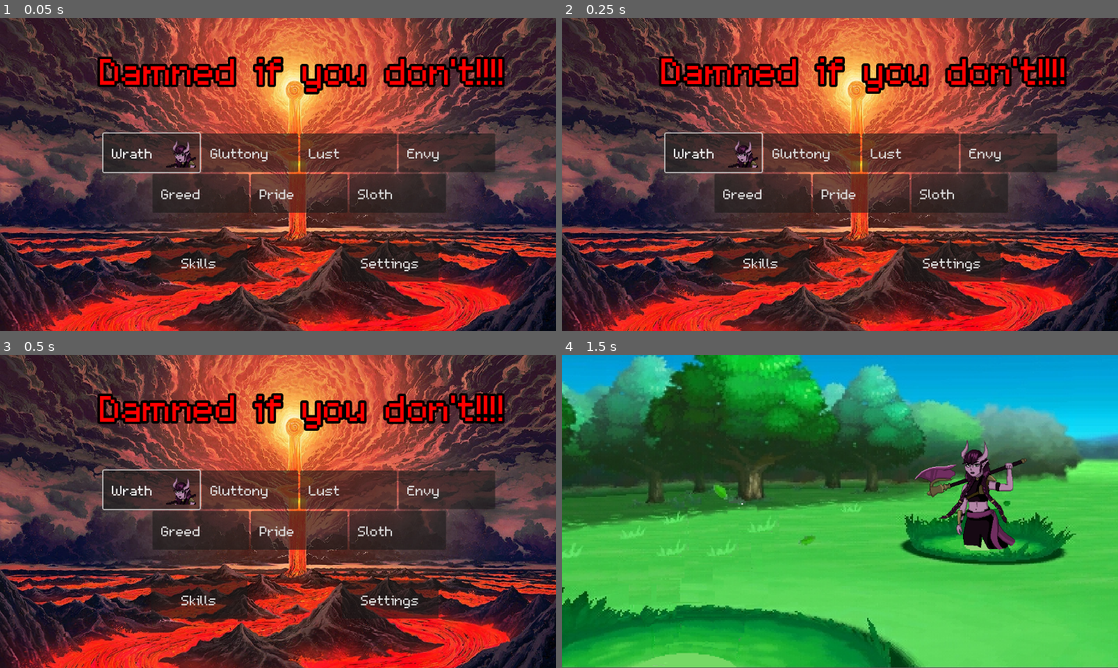
Above: before the commit, frames 1-4 (two rows, left to right).
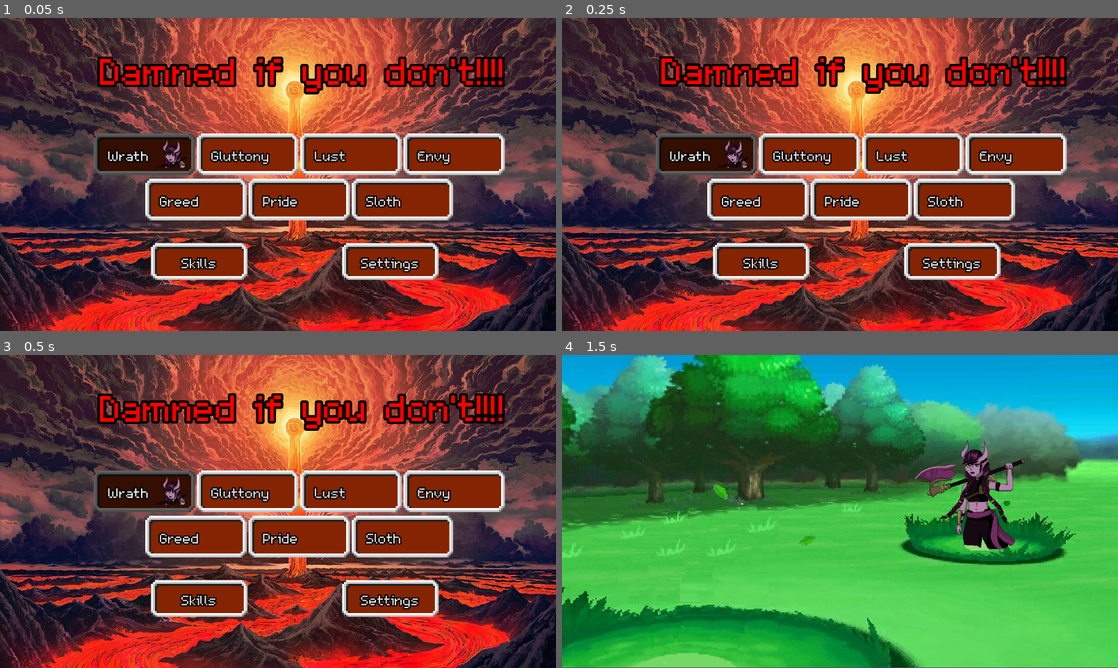
Above: after the commit, the same moments.

Repository: AyaPK/jingle-jam-2025
Game: Godot game, scene res://scenes/main_menu.tscn
Two runs of this game, one before a commit and one after it. Both use one fixed random seed, a clock stepped at 60 frames per second and the inputs below.
Inputs (mouse positions are in pixels of both pictures, inside the frame that each line leads up to):
- Up to frame 1 (0.05 s): no input
- Up to frame 2 (0.25 s): no input
- Up to frame 3 (0.5 s): no input
- Up to frame 4 (1.5 s): click "Wrath" at 0.5 s; tap Enter (ui_accept) at 1.25 s; move the mouse to (962, 495) at 1.27 s; hold Enter (ui_accept) from 1.28 s (still down)

The runs differ from the first frame. In frame 1, 21% of the frame differs, in the area x 16-91%, y 36-85%; in frame 2, 21%; in frame 3, 21%; in frame 4, nothing differs.

Commit message:
Add button themes

Diff:
--- a/project.godot
+++ b/project.godot
@@ -34,11 +34,20 @@
 "res://assets/": "red",
 "res://resources/": "purple",
 "res://scenes/": "yellow",
-"res://scripts/": "green"
+"res://scripts/": "green",
+"res://themes/": "gray"
 }
 
 [input]
 
+ui_accept={
+"deadzone": 0.5,
+"events": [Object(InputEventKey,"resource_local_to_scene":false,"resource_name":"","device":0,"window_id":0,"alt_pressed":false,"shift_pressed":false,"ctrl_pressed":false,"meta_pressed":false,"pressed":false,"keycode":4194309,"physical_keycode":0,"key_label":0,"unicode":0,"location":0,"echo":false,"script":null)
+, Object(InputEventKey,"resource_local_to_scene":false,"resource_name":"","device":0,"window_id":0,"alt_pressed":false,"shift_pressed":false,"ctrl_pressed":false,"meta_pressed":false,"pressed":false,"keycode":4194310,"physical_keycode":0,"key_label":0,"unicode":0,"location":0,"echo":false,"script":null)
+, Object(InputEventKey,"resource_local_to_scene":false,"resource_name":"","device":0,"window_id":0,"alt_pressed":false,"shift_pressed":false,"ctrl_pressed":false,"meta_pressed":false,"pressed":false,"keycode":32,"physical_keycode":0,"key_label":0,"unicode":32,"location":0,"echo":false,"script":null)
+, Object(InputEventMouseButton,"resource_local_to_scene":false,"resource_name":"","device":-1,"window_id":0,"alt_pressed":false,"shift_pressed":false,"ctrl_pressed":false,"meta_pressed":false,"button_mask":0,"position":Vector2(0, 0),"global_position":Vector2(0, 0),"factor":1.0,"button_index":1,"canceled":false,"pressed":false,"double_click":false,"script":null)
+]
+}
 test={
 "deadzone": 0.2,
 "events": [Object(InputEventKey,"resource_local_to_scene":false,"resource_name":"","device":-1,"window_id":0,"alt_press …(192 unchanged characters)…
--- a/scenes/battle.tscn
+++ b/scenes/battle.tscn
@@ -1,10 +1,11 @@
-[gd_scene load_steps=6 format=3 uid="uid://pf8o20wh7nof"]
+[gd_scene load_steps=7 format=3 uid="uid://beehljnlageaq"]
 
 [ext_resource type="Script" uid="uid://dx1heefco4bqt" path="res://scripts/battle.gd" id="1_p1qf1"]
 [ext_resource type="Texture2D" uid="uid://35mqgxpe0kjo" path="res://assets/art/battle_background.png" id="2_v7i3o"]
 [ext_resource type="Script" uid="uid://qunvc01altko" path="res://scripts/menu_button.gd" id="3_a12nh"]
 [ext_resource type="Script" uid="uid://8p0qqoffhsh4" path="res://scripts/menu_group.gd" id="3_lpir7"]
-[ext_resource type="Texture2D" uid="uid://bq4i7pv04pr5l" path="res://assets/art/demons/wrath/full.png" id="3_p1qf1"]
+[ext_resource type="Theme" uid="uid://b7rdkq8l5i5od" path="res://themes/menu_button_theme.tres" id="3_p1qf1"]
+[ext_resource type="Texture2D" uid="uid://bq4i7pv04pr5l" path="res://assets/art/demons/wrath/full.png" id="6_6vh42"]
 
 [node name="Battle" type="Node2D"]
 script = ExtResource("1_p1qf1")
@@ -17,8 +18,11 @@
 texture = ExtResource("2_v7i3o")
 
 [node name="ItemsMenu" type="VFlowContainer" parent="CanvasLayer"]
-offset_right = 40.0
-offset_bottom = 40.0
+offset_left = 375.0
+offset_top = 447.0
+offset_right = 775.0
+offset_bottom = 547.0
+theme = ExtResource("3_p1qf1")
 script = ExtResource("3_lpir7")
 show_in_menu_state = 2
 
@@ -46,6 +50,7 @@
 custom_minimum_size = Vector2(400, 100)
 layout_mode = 2
 size_flags_horizontal = 3
+theme = ExtResource("3_p1qf1")
 text = "Spit Bars"
 script = ExtResource("3_a12nh")
 next_menu = 1
@@ -54,6 +59,7 @@
 custom_minimum_size = Vector2(400, 100)
 layout_mode = 2
 size_flags_horizontal = 3
+theme = ExtResource("3_p1qf1")
 text = "Item"
 script = ExtResource("3_a12nh")
 next_menu = 2
@@ -62,6 +68,7 @@
 custom_minimum_size = Vector2(400, 100)
 layout_mode = 2
 size_flags_horizontal = 3
+theme = ExtResource("3_p1qf1")
 text = "Flirt"
 script = ExtResource("3_a12nh")
 next_menu = 3
@@ -70,16 +77,22 @@
 custom_minimum_size = Vector2(400, 100)
 layout_mode = 2
 size_flags_horizontal = 3
+theme = ExtResource("3_p1qf1")
 text = "Get Help"
 script = ExtResource("3_a12nh")
 next_menu = 4
 
 [node name="Opponent" type="Sprite2D" parent="CanvasLayer"]
 position = Vector2(849, 278)
-texture = ExtResource("3_p1qf1")
+texture = ExtResource("6_6vh42")
 
+[connection signal="mouse_entered" from="CanvasLayer/ItemsMenu/Back" to="CanvasLayer/ItemsMenu/Back" method="_on_mouse_entered"]
 [connection signal="pressed" from="CanvasLayer/ItemsMenu/Back" to="CanvasLayer/ItemsMenu/Back" method="_on_pressed"]
+[connection signal="mouse_entered" from="CanvasLayer/HomeMenu/Fight" to="CanvasLayer/HomeMenu/Fight" method="_on_mouse_entered"]
 [connection signal="pressed" from="CanvasLayer/HomeMenu/Fight" to="CanvasLayer/HomeMenu/Fight" method="_on_pressed"]
+[connection signal="mouse_entered" from="CanvasLayer/HomeMenu/Item" to="CanvasLayer/HomeMenu/Item" method="_on_mouse_entered"]
 [connection signal="pressed" from="CanvasLayer/HomeMenu/Item" to="CanvasLayer/HomeMenu/Item" method="_on_pressed"]
+[connection signal="mouse_entered" from="CanvasLayer/HomeMenu/Flirt" to="CanvasLayer/HomeMenu/Flirt" method="_on_mouse_entered"]
 [connection signal="pressed" from="CanvasLayer/HomeMenu/Flirt" to="CanvasLayer/HomeMenu/Flirt" method="_on_pressed"]
+[connection signal="mouse_entered" from="CanvasLayer/HomeMenu/Use Partner" to="CanvasLayer/HomeMenu/Use Partner" method="_on_mouse_entered"]
 [connection signal="pressed" from="CanvasLayer/HomeMenu/Use Partner" to="CanvasLayer/HomeMenu/Use Partner" method="_on_pressed"]
--- a/scenes/demon_button.gd
+++ b/scenes/demon_button.gd
@@ -11,3 +11,7 @@
 func _on_pressed() -> void:
 	BattleManager.current_demon = demon
 	get_tree().change_scene_to_file("res://scenes/battle.tscn")
+
+
+func _on_mouse_entered() -> void:
+	grab_focus()
--- a/scenes/demon_button.tscn
+++ b/scenes/demon_button.tscn
@@ -1,12 +1,14 @@
-[gd_scene load_steps=3 format=3 uid="uid://8jvy4ghanp55"]
+[gd_scene load_steps=4 format=3 uid="uid://8jvy4ghanp55"]
 
 [ext_resource type="FontFile" uid="uid://hr5hln5rimjr" path="res://assets/fonts/m5x7.ttf" id="1_aoglj"]
+[ext_resource type="Theme" uid="uid://b7rdkq8l5i5od" path="res://themes/menu_button_theme.tres" id="1_gnra7"]
 [ext_resource type="Script" uid="uid://dbbe2itxa61nh" path="res://scenes/demon_button.gd" id="2_73qp5"]
 
 [node name="Button" type="Button"]
-custom_minimum_size = Vector2(200, 80)
+custom_minimum_size = Vector2(210, 90)
 offset_right = 200.0
 offset_bottom = 80.0
+theme = ExtResource("1_gnra7")
 theme_override_fonts/font = ExtResource("1_aoglj")
 theme_override_font_sizes/font_size = 45
 text = "Gluttony"
@@ -17,4 +19,5 @@
 position = Vector2(161, 40)
 scale = Vector2(0.623822, 0.6238219)
 
+[connection signal="mouse_entered" from="." to="." method="_on_mouse_entered"]
 [connection signal="pressed" from="." to="." method="_on_pressed"]
--- a/scenes/menu_button.tscn
+++ b/scenes/menu_button.tscn
@@ -1,11 +1,17 @@
-[gd_scene load_steps=2 format=3 uid="uid://bnjgrcycgkw7"]
+[gd_scene load_steps=4 format=3 uid="uid://bnjgrcycgkw7"]
 
 [ext_resource type="FontFile" uid="uid://hr5hln5rimjr" path="res://assets/fonts/m5x7.ttf" id="1_f845y"]
+[ext_resource type="Theme" uid="uid://b7rdkq8l5i5od" path="res://themes/menu_button_theme.tres" id="1_sd4kj"]
+[ext_resource type="Script" uid="uid://b4klxegdjvhka" path="res://scripts/menu_button.gd" id="3_fpmxc"]
 
 [node name="Button" type="Button"]
 custom_minimum_size = Vector2(200, 80)
 offset_right = 200.0
 offset_bottom = 80.0
+theme = ExtResource("1_sd4kj")
 theme_override_fonts/font = ExtResource("1_f845y")
 theme_override_font_sizes/font_size = 45
 text = "Menu Button"
+script = ExtResource("3_fpmxc")
+
+[connection signal="mouse_entered" from="." to="." method="_on_mouse_entered"]
--- a/scripts/menu_button.gd
+++ b/scripts/menu_button.gd
@@ -1,7 +1,6 @@
-class_name MyMenuButton extends Button
+class_name BattleMenuButton extends Button
 
 @export var next_menu: Battle.MenuState
-
 
 func _on_pressed():
 	var old_state = get_tree().current_scene.menu_state
@@ -9,3 +8,6 @@
 	get_tree().current_scene.menu_state = next_menu
 
 	Signals.menu_state_changed.emit(old_state, next_menu)
+
+func _on_mouse_entered() -> void:
+	grab_focus()
--- a/scripts/menu_group.gd
+++ b/scripts/menu_group.gd
@@ -1,8 +1,11 @@
-extends Container
+@tool
+class_name MenuGroup extends Container
 
 @export var show_in_menu_state: Battle.MenuState
 
 func _ready():
+	if Engine.is_editor_hint():
+		return
 	_refresh_visibility(Battle.MenuState.HOME)
 	Signals.menu_state_changed.connect(_on_menu_state_changed)
 
@@ -11,8 +14,21 @@
 
 	print(next_state)
 
+func _get_configuration_warnings() -> PackedStringArray:
+	if !_check_for_child_button():
+		return ["Requires at least one child button"]
+	else:
+		return []
+
+func _check_for_child_button() -> bool:
+	for c in get_children():
+		if c is Button:
+			return true
+	return false
+
 func _refresh_visibility(game_state: Battle.MenuState):
 	if show_in_menu_state == game_state:
 		show()
+		get_children()[0].grab_focus()
 	else:
 		hide()
--- /dev/null
+++ b/themes/menu_button_theme.tres
@@ -0,0 +1,32 @@
+[gd_resource type="Theme" load_steps=5 format=3 uid="uid://b7rdkq8l5i5od"]
+
+[ext_resource type="Texture2D" uid="uid://chervc6xtbap8" path="res://assets/art/Border_filled_oranget.png" id="1_w68mn"]
+
+[sub_resource type="StyleBoxTexture" id="StyleBoxTexture_w68mn"]
+texture = ExtResource("1_w68mn")
+texture_margin_left = 16.0
+texture_margin_top = 16.0
+texture_margin_right = 16.0
+texture_margin_bottom = 16.0
+modulate_color = Color(0.3854925, 0.3854925, 0.3854924, 1)
+
+[sub_resource type="StyleBoxTexture" id="StyleBoxTexture_kwxpp"]
+texture = ExtResource("1_w68mn")
+texture_margin_left = 16.0
+texture_margin_top = 16.0
+texture_margin_right = 16.0
+texture_margin_bottom = 16.0
+
+[sub_resource type="StyleBoxTexture" id="StyleBoxTexture_sxyrd"]
+texture = ExtResource("1_w68mn")
+texture_margin_left = 16.0
+texture_margin_top = 16.0
+texture_margin_right = 16.0
+texture_margin_bottom = 16.0
+
+[resource]
+Button/colors/font_outline_color = Color(0, 0, 0, 1)
+Button/constants/outline_size = 10
+Button/styles/focus = SubResource("StyleBoxTexture_w68mn")
+Button/styles/hover = SubResource("StyleBoxTexture_kwxpp")
+Button/styles/normal = SubResource("StyleBoxTexture_sxyrd")
Binary file added: assets/art/Border_filled_oranget.png
Not shown, added: assets/art/Border_filled_oranget.png.import
Not shown: 1 places in scenes/item_list.tscn that only renumber resources
